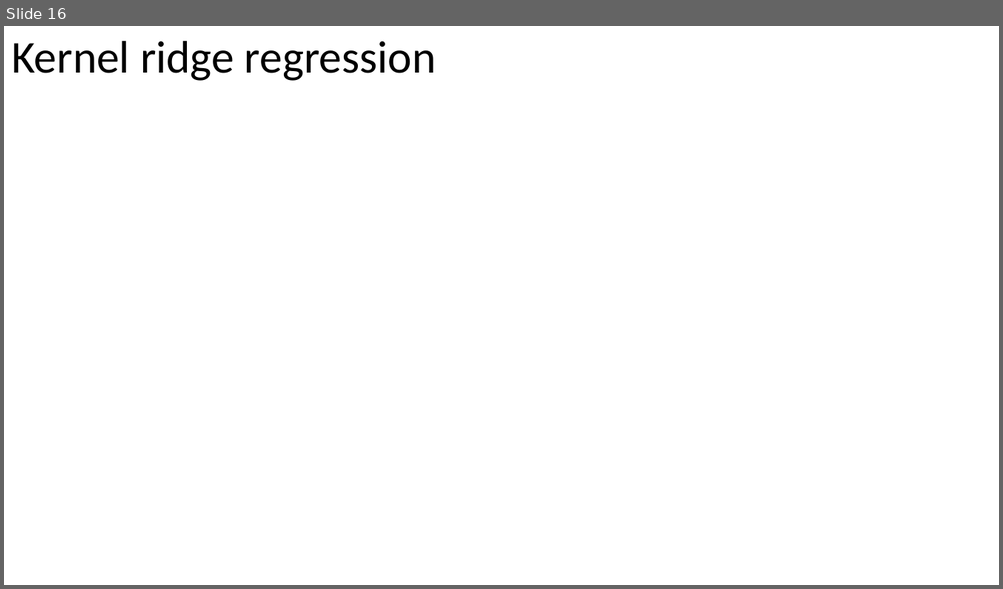
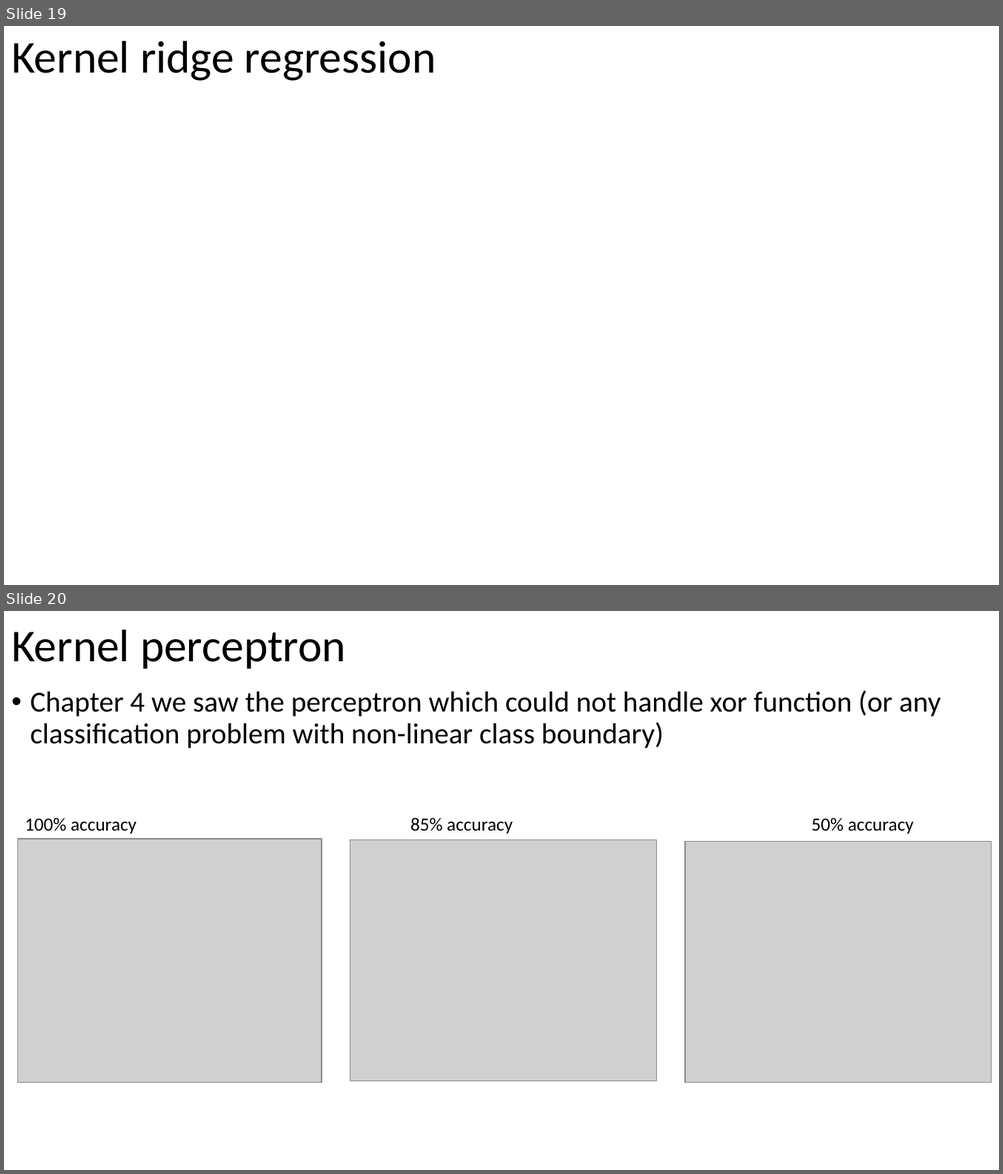
Before and after one commit to russellu/cs405, a slide deck: Lecture_18.pptx. Shown one above the other, each under a label of ours: slide 16 before the commit, slides 19 and 20 after it. The pictures are 1003x589 and 1003x1174 pixels, drawn with LibreOffice and Linux fonts; fonts in the diff are those of the drawing; grey boxes stand for pictures; background and template pictures are left out. Boxes give left, top, right and bottom in pixels: in the first picture for what was removed or moved away, otherwise in the second. Text is boxed around its words. In the diff, an @@ line names an element or a change of style, - is before the commit and + after.

```diff
--- a/Lecture_18.pptx
+++ b/Lecture_18.pptx
@@ slide 20 added at (x1=4, y1=611, x2=999, y2=1170), background #FFFFFF @@
@@ title added at (x1=11, y1=629, x2=346, y2=669), 44 pt, text #000000 @@
+Kernel perceptron
@@ text added at (x1=30, y1=690, x2=940, y2=749), 28 pt, text #000000 @@
+• Chapter 4 we saw the perceptron which could not handle xor function (or any classification problem with non-linear class boundary)
@@ text added at (x1=25, y1=818, x2=136, y2=834), 18 pt, text #000000 @@
+100% accuracy
@@ text added at (x1=410, y1=817, x2=512, y2=834), 18 pt, text #000000 @@
+85% accuracy
@@ text added at (x1=811, y1=817, x2=913, y2=834), 18 pt, text #000000 @@
+50% accuracy
@@ picture added at (x1=17, y1=840, x2=321, y2=1083) @@
@@ picture added at (x1=350, y1=840, x2=657, y2=1082) @@
@@ picture added at (x1=686, y1=842, x2=991, y2=1082) @@
@@ what was slide 16 is now slide 19 @@
```
Also in this commit, not shown: 6 slides changed, 6 other slides added, 1 slide removed.
